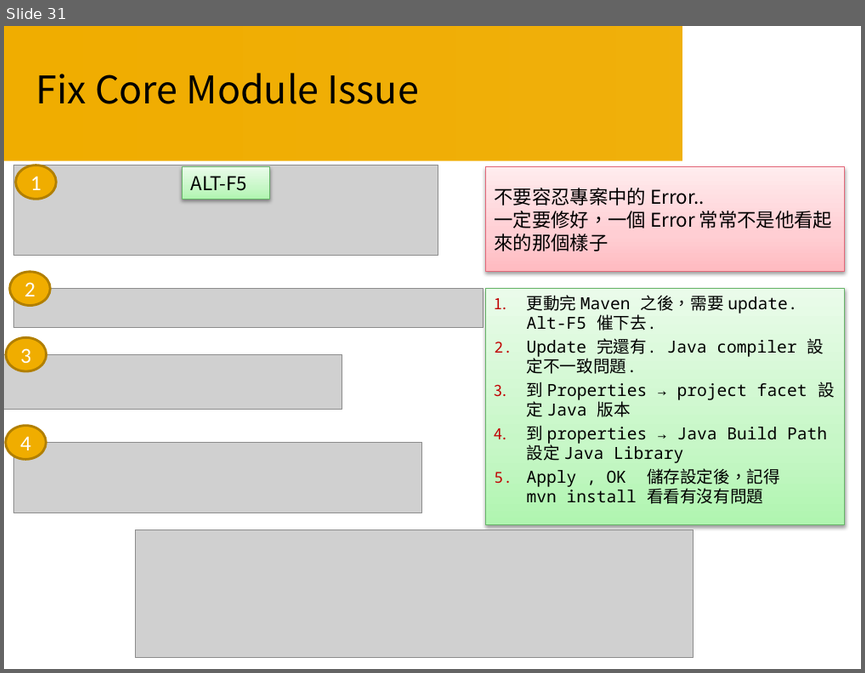
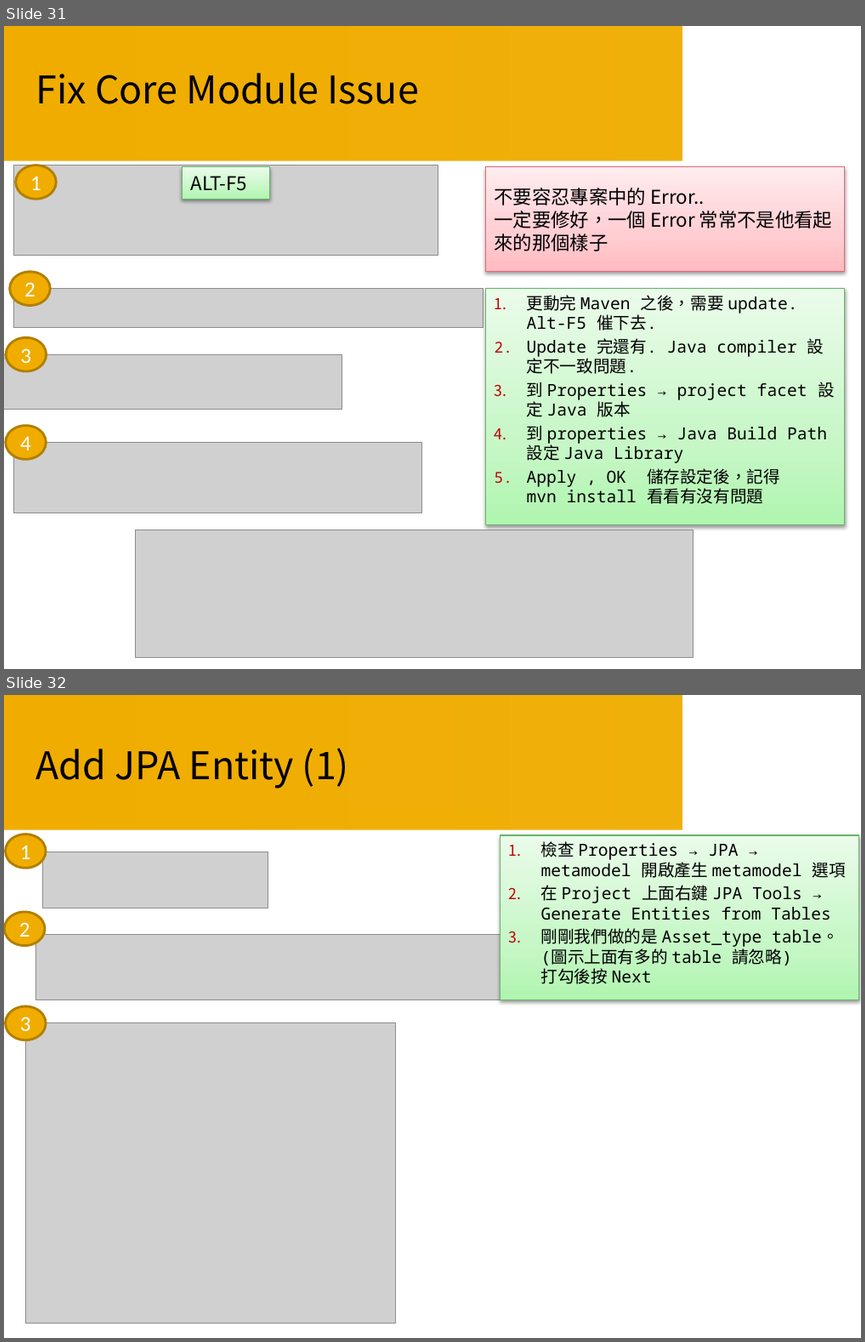
Before and after one commit to Smoker21/Course, a slide deck: Course05/Java Course 05.pptx. Shown one above the other, each under a label of ours: slide 31 before the commit, slides 31 and 32 after it. The pictures are 865x673 and 865x1342 pixels, drawn with LibreOffice and Linux fonts; fonts in the diff are those of the drawing; grey boxes stand for pictures; background and template pictures are left out. Boxes give left, top, right and bottom in pixels: in the first picture for what was removed or moved away, otherwise in the second. Text is boxed around its words. In the diff, an @@ line names an element or a change of style, - is before the commit and + after.

```diff
--- a/Course05/Java Course 05.pptx
+++ b/Course05/Java Course 05.pptx
@@ slide 32 added at <box>4,695,861,1338</box>, background #FFFFFF; not listed: 1 template element that a slide beside it also shows @@
@@ title added at <box>36,748,349,789</box>, 32 pt, text #000000 @@
+Add JPA Entity (1)
@@ ellipse added at <box>6,834,46,868</box>, fill #F0AD00, outline #B28000 2 pt, 18 pt, text #FFFFFF @@
+1
@@ rectangle added at <box>500,835,858,1000</box>, fill gradient #B0F6B1 to #C8F8C8 to #E9FDE9, outline #67B569 0.75 pt, 14 pt, text #000000 @@
+1. 檢查 Properties → JPA → metamodel 開啟產生 metamodel 選項
+2. 在 Project 上面右鍵 JPA Tools → Generate Entities from Tables
+3. 剛剛我們做的是 Asset_type table。
+   (圖示上面有多的 table 請忽略)
+   打勾後按 Next
@@ picture added at <box>42,851,268,908</box> @@
@@ ellipse added at <box>4,912,44,945</box>, fill #F0AD00, outline #B28000 2 pt, 18 pt, text #FFFFFF @@
+2
@@ picture added at <box>35,934,501,1000</box> @@
@@ ellipse added at <box>6,1006,46,1039</box>, fill #F0AD00, outline #B28000 2 pt, 18 pt, text #FFFFFF @@
+3
@@ picture added at <box>25,1023,396,1323</box> @@
```
Also in this commit, not shown: 4 slides changed, 5 other slides added, 1 slide removed, 9 other files.
